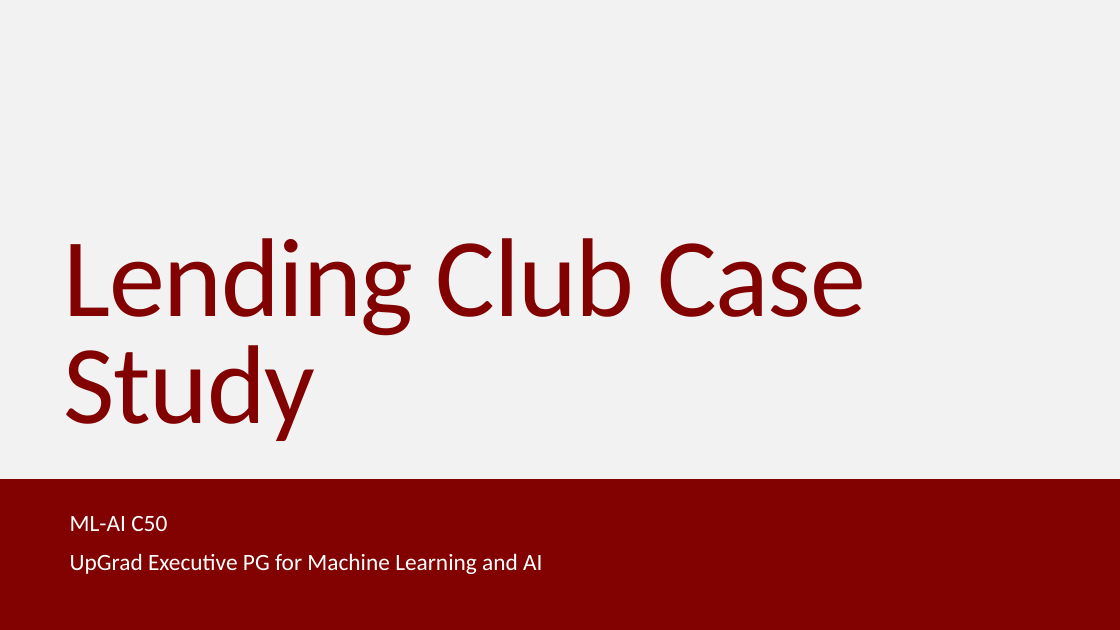
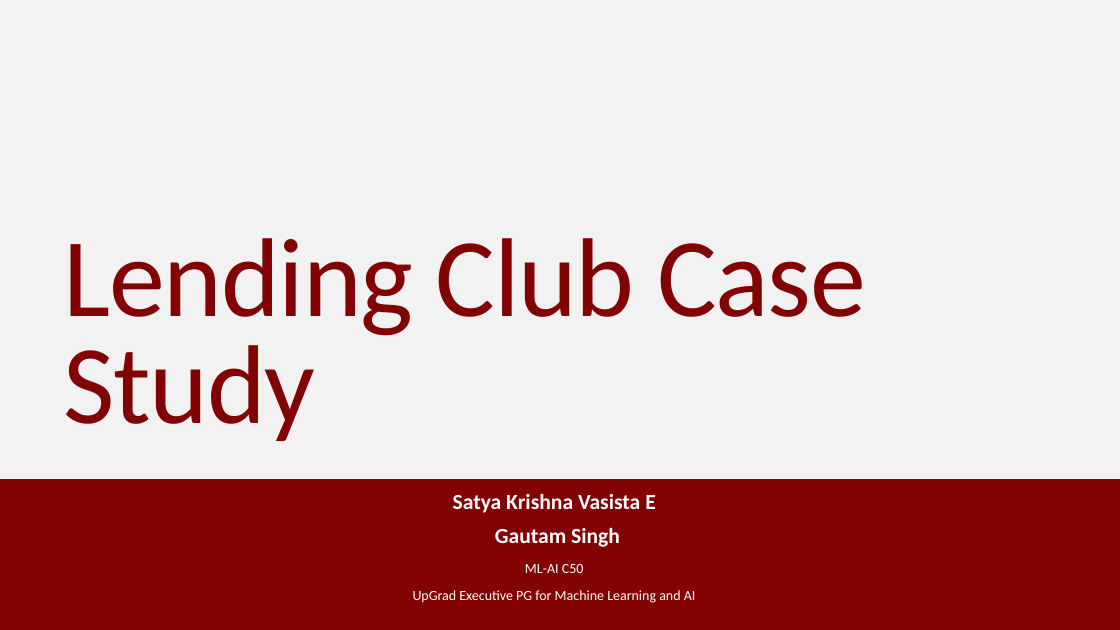
Before and after one commit to Vasista-Eranki/LendingClubCaseStudy, a slide deck: slide 1 of Lending Club Case Study.pptx. Drawn at 1120x630 pixels with LibreOffice and Linux fonts; fonts in the diff are those of the drawing. Boxes give left, top, right and bottom in pixels: in the first picture for what was removed or moved away, otherwise in the second. Text is boxed around its words. In the diff, an @@ line names an element or a change of style, - is before the commit and + after.

```diff
--- a/Lending Club Case Study.pptx
+++ b/Lending Club Case Study.pptx
@@ subtitle "Satya Krishna Vasista E": place and size @@
-subtitle "Satya Krishna Vasista E" at box(70, 516, 542, 574)
+subtitle "Satya Krishna Vasista E" at box(413, 494, 696, 603)
@@ subtitle at box(453, 494, 656, 547): paragraphs added @@
+Satya Krishna Vasista E
+    Gautam Singh
@@ subtitle at box(413, 564, 696, 603): size 20 to 12 pt in "ML-AI C50", "UpGrad Executive PG for Machine Learning and ..."; alignment left to centre; line spacing 0.85 to 0.75 @@
```
Also in this commit, not shown: 7 other slides changed, 3 slides added, 1 other file.
